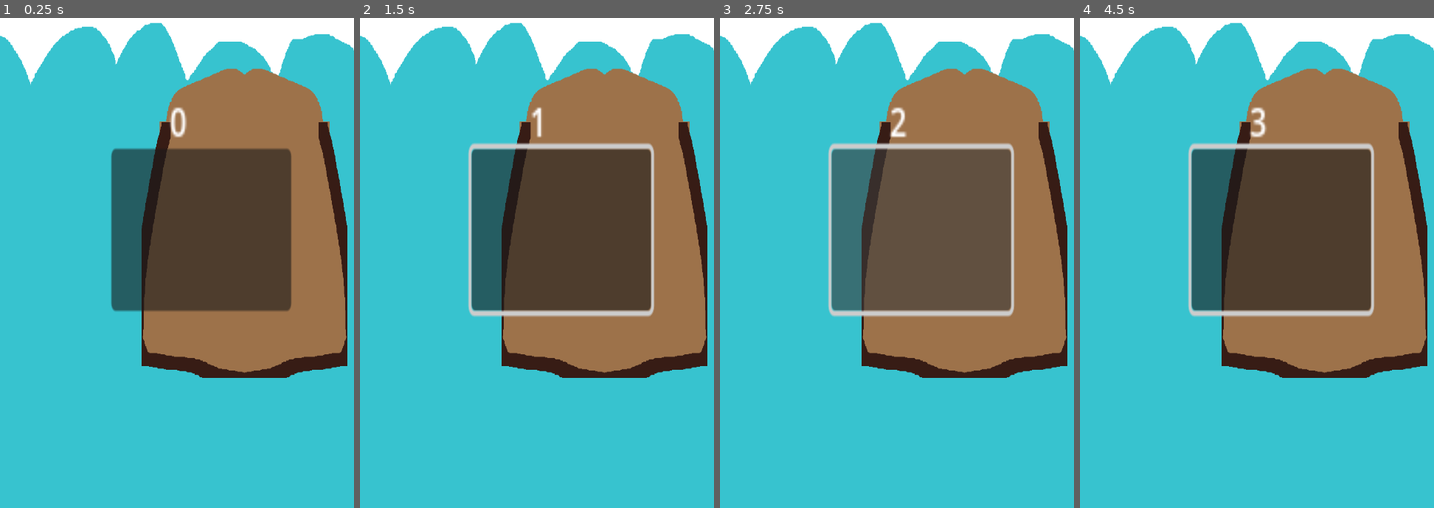
Above: before the commit, frames 1-4 (left to right).
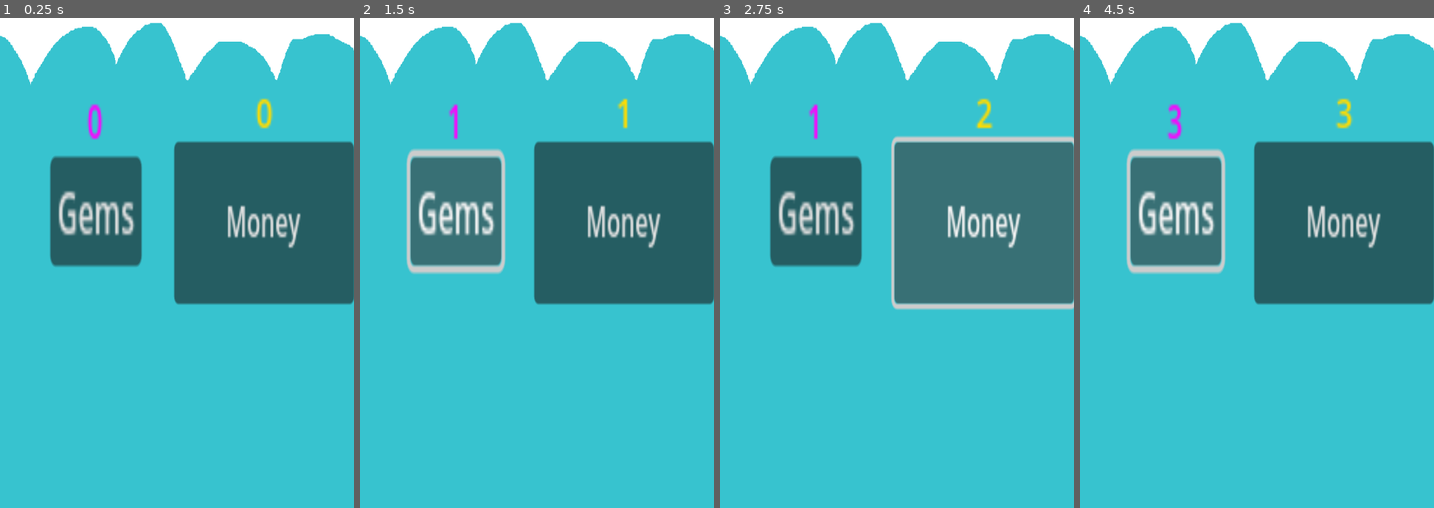
Above: after the commit, the same moments.

Repository: NicoHeinola/BreadSlicerIdle
Game: Godot game, scene res://scripts/scenes/main.tscn
The game is run twice, just before and just after one commit, with the same random seed, the same clock (stepped at 60 frames per second) and the same inputs.
Inputs (mouse positions are in pixels of both pictures, inside the frame that each line leads up to; where the layout moved, square brackets give the same spot in the first picture):
- Up to frame 1 (0.25 s): no input
- Up to frame 2 (1.5 s): click (625, 223) [561, 228] at 0.5 s; click (455, 209) at 1.25 s, where only the run after the commit has a clickable "Gems"
- Up to frame 3 (2.75 s): click (985, 223) [921, 228] at 2 s
- Up to frame 4 (4.5 s): click (1175, 209) at 2.75 s, where only the run after the commit has a clickable "Gems"; click (1345, 223) [1281, 228] at 3.5 s; click (1175, 209) at 4.25 s, where only the run after the commit has a clickable "Gems"

The runs differ from the first frame. In frame 1, 39% of the frame differs, in the area x 14-100%, y 10-74%; in frame 2, 40%; in frame 3, 39%; in frame 4, 40%, in the area x 13-100%, y 10-74%.

Commit message:
Money and gems

Diff:
--- /dev/null
+++ b/scripts/Labels/GemsLabel.gd
@@ -0,0 +1,9 @@
+extends Label
+
+
+func _process(delta):
+	self.text = str(Global.gems)
+
+
+func _on_gem_button_pressed():
+	Global.gems += 1
--- a/scripts/scenes/main.tscn
+++ b/scripts/scenes/main.tscn
@@ -1,8 +1,14 @@
-[gd_scene load_steps=4 format=3 uid="uid://dv6mgjn6lm01h"]
+[gd_scene load_steps=6 format=3 uid="uid://dv6mgjn6lm01h"]
 
 [ext_resource type="Texture2D" uid="uid://bw7tav0u2nd85" path="res://graphics/bg/bg-1.png" id="1_140xw"]
-[ext_resource type="PackedScene" uid="uid://bwgsjk8akcba8" path="res://scripts/bread/Bread.tscn" id="2_ef2pw"]
-[ext_resource type="Script" path="res://scripts/scenes/MoneyLabel.gd" id="3_gi4hm"]
+[ext_resource type="Script" path="res://scripts/Labels/MoneyLabel.gd" id="3_gi4hm"]
+[ext_resource type="Script" path="res://scripts/Labels/GemsLabel.gd" id="3_w0s4s"]
+
+[sub_resource type="LabelSettings" id="LabelSettings_r02fv"]
+font_color = Color(1, 0, 1, 1)
+
+[sub_resource type="LabelSettings" id="LabelSettings_6oneh"]
+font_color = Color(1, 0.862745, 0, 1)
 
 [node name="Main" type="Node2D"]
 position = Vector2(253, 408)
@@ -12,22 +18,45 @@
 position = Vector2(3.33335, 2.38096)
 texture = ExtResource("1_140xw")
 
-[node name="CanvasLayer#bread" parent="." instance=ExtResource("2_ef2pw")]
-position = Vector2(15, 7.14288)
+[node name="Gems" type="Label" parent="."]
+offset_left = -305.001
+offset_top = -209.524
+offset_right = -252.001
+offset_bottom = -186.524
+scale = Vector2(3.82585, 4.55111)
+text = "Gems: "
+label_settings = SubResource("LabelSettings_r02fv")
+horizontal_alignment = 1
+vertical_alignment = 1
+script = ExtResource("3_w0s4s")
 
-[node name="Button" type="Button" parent="CanvasLayer#bread"]
-offset_left = -185.001
-offset_top = -119.047
-offset_right = -58.0006
-offset_bottom = -56.0475
-scale = Vector2(3.20039, 4.14276)
-
-[node name="Money" type="Label" parent="CanvasLayer#bread"]
-offset_left = -53.3335
-offset_top = -208.333
-offset_right = -13.3335
-offset_bottom = -185.333
+[node name="Money" type="Label" parent="."]
+offset_left = 46.6668
+offset_top = -215.476
+offset_right = 108.667
+offset_bottom = -192.476
 scale = Vector2(4.21221, 3.85924)
+text = "Money: "
+label_settings = SubResource("LabelSettings_6oneh")
+horizontal_alignment = 1
+vertical_alignment = 1
 script = ExtResource("3_gi4hm")
 
-[connection signal="pressed" from="CanvasLayer#bread/Button" to="CanvasLayer#bread/Money" method="_on_button_pressed"]
+[node name="MoneyButton" type="Button" parent="."]
+offset_left = -28.3334
+offset_top = -122.619
+offset_right = 98.6669
+offset_bottom = -59.62
+scale = Vector2(3.20039, 4.14276)
+text = "Money"
+
+[node name="GemButton" type="Button" parent="."]
+offset_left = -308.334
+offset_top = -98.8094
+offset_right = -256.334
+offset_bottom = -67.8094
+scale = Vector2(3.9681, 5.66975)
+text = "Gems"
+
+[connection signal="pressed" from="MoneyButton" to="Money" method="_on_button_pressed"]
+[connection signal="pressed" from="GemButton" to="Gems" method="_on_gem_button_pressed"]
Renamed: scripts/scenes/MoneyLabel.gd -> scripts/Labels/MoneyLabel.gd
